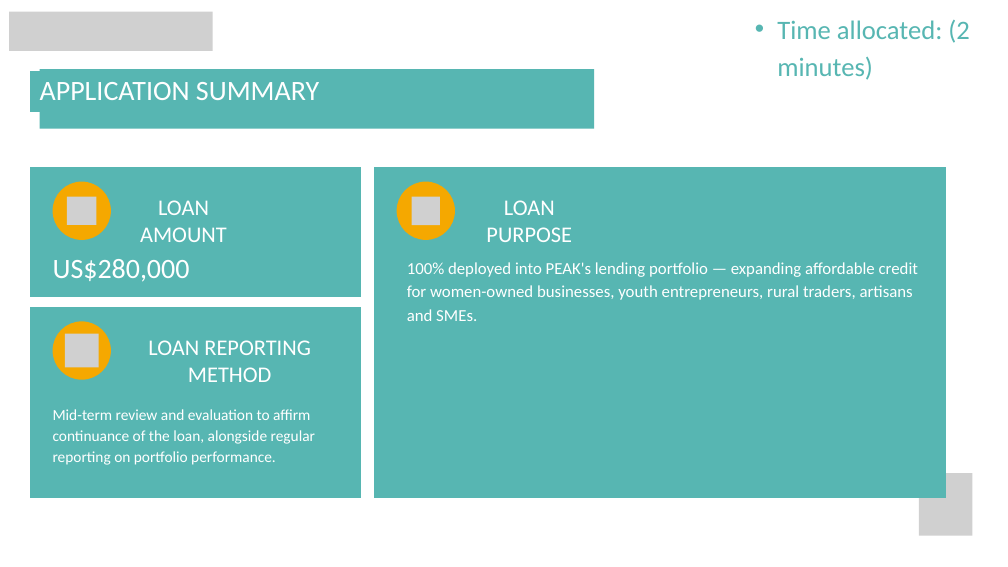
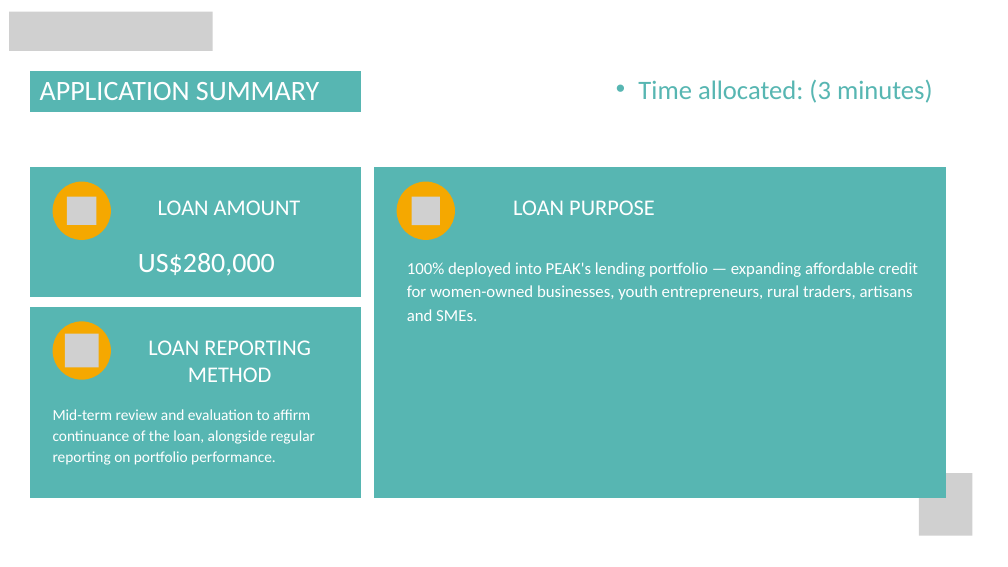
Before and after one commit to jakoyere-collab/NGO-Opportunities, a slide deck: slide 6 of deliverables/PEAK_Formal_Loan_Application_Presentation.pptx. Drawn at 1008x567 pixels with LibreOffice and Linux fonts; fonts in the diff are those of the drawing; grey boxes stand for pictures. Boxes give left, top, right and bottom in pixels: in the first picture for what was removed or moved away, otherwise in the second. Text is boxed around its words. In the diff, an @@ line names an element or a change of style, - is before the commit and + after.

```diff
--- a/deliverables/PEAK_Formal_Loan_Application_Presentation.pptx
+++ b/deliverables/PEAK_Formal_Loan_Application_Presentation.pptx
@@ rectangle removed at (40, 69, 594, 129) @@
@@ text at (638, 80, 933, 103): text changed @@
-  • Time allocated: (2 minutes)
+  • Time allocated: (3 minutes)
@@ text "LOAN AMOUNT" rewrapped from (140, 200, 227, 242) to (158, 200, 301, 215) @@
@@ text "LOAN PURPOSE" rewrapped from (486, 200, 572, 242) to (513, 200, 655, 215) @@
@@ text "US$280,000": place and size @@
-text "US$280,000" at (53, 259, 190, 282)
+text "US$280,000" at (138, 253, 275, 275)
```
Also in this commit, not shown: 10 other slides changed, 1 slide added, 5 slides removed.
